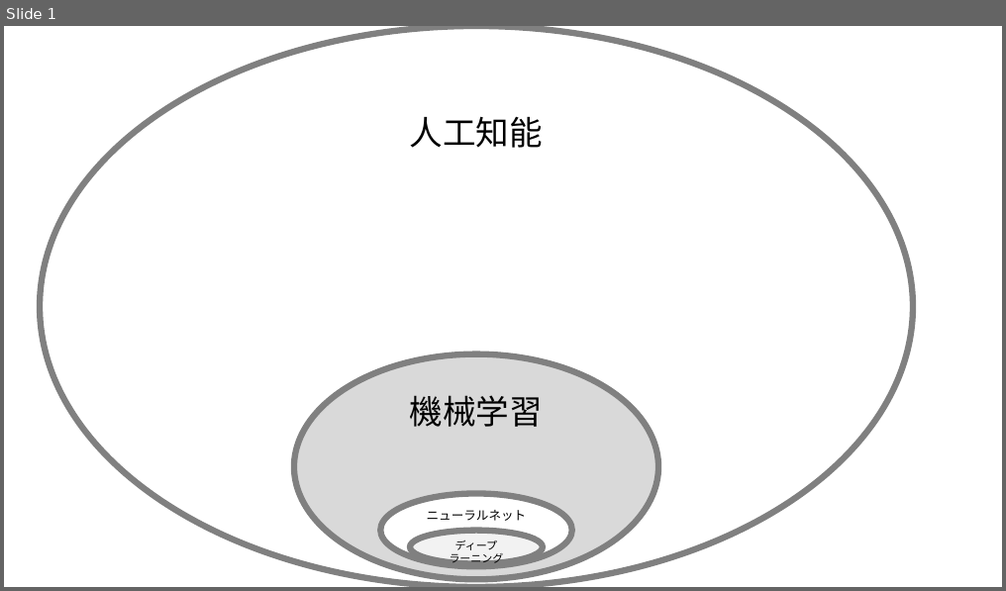
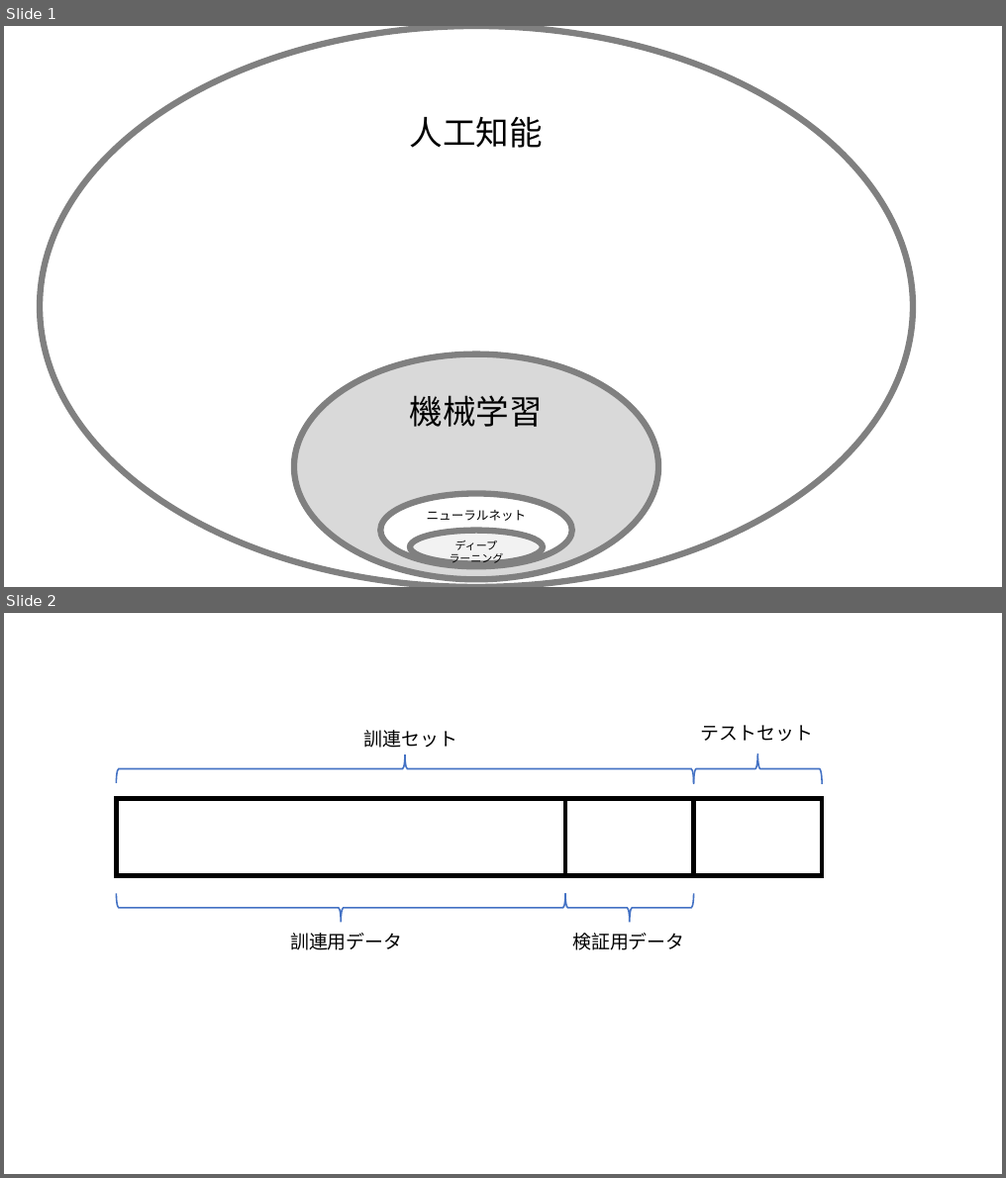
Before and after one commit to HidemotoNakada/j-techno, a slide deck: figs.pptx. Shown one above the other, each under a label of ours: slide 1 before the commit, slides 1 and 2 after it. The pictures are 1006x591 and 1006x1178 pixels, drawn with LibreOffice and Linux fonts; fonts in the diff are those of the drawing. Boxes give left, top, right and bottom in pixels: in the first picture for what was removed or moved away, otherwise in the second. Text is boxed around its words. In the diff, an @@ line names an element or a change of style, - is before the commit and + after.

```diff
--- a/figs.pptx
+++ b/figs.pptx
@@ slide 2 added at (4,613,1002,1174), background #FFFFFF @@
@@ text added at (364,730,457,748), 18 pt, text #000000 @@
+訓連セット
@@ text added at (701,725,813,741), 18 pt, text #000000 @@
+テストセット
@@ right brace added at (117,755,694,783), outline #4472C4 1.5 pt @@
@@ right brace added at (694,755,822,784), outline #4472C4 1.5 pt @@
@@ rectangle added at (116,799,565,876), fill #FFFFFF, outline #000000 4.5 pt @@
@@ rectangle added at (565,799,693,876), fill #FFFFFF, outline #000000 4.5 pt @@
@@ rectangle added at (693,799,822,876), fill #FFFFFF, outline #000000 4.5 pt @@
@@ right brace added at (116,894,565,922), outline #4472C4 1.5 pt @@
@@ right brace added at (566,893,694,922), outline #4472C4 1.5 pt @@
@@ text added at (290,933,402,951), 18 pt, text #000000 @@
+訓連用データ
@@ text added at (572,933,684,951), 18 pt, text #000000 @@
+検証用データ
```
Also in this commit, not shown: 27 other files.
